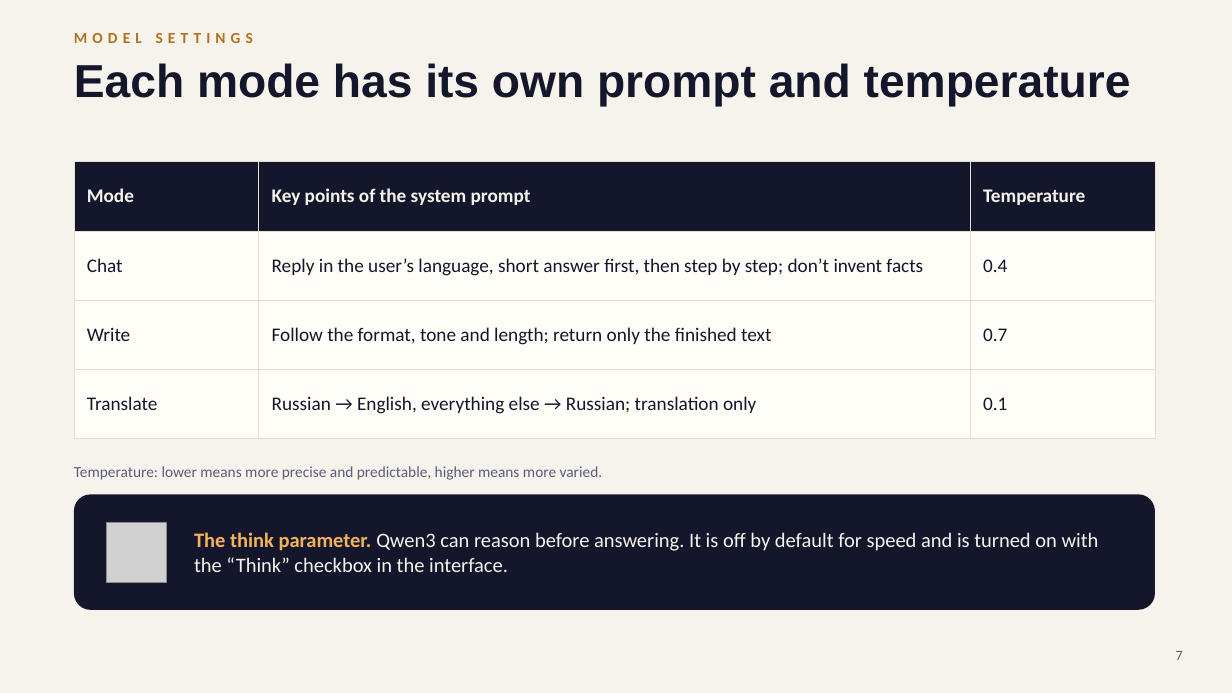
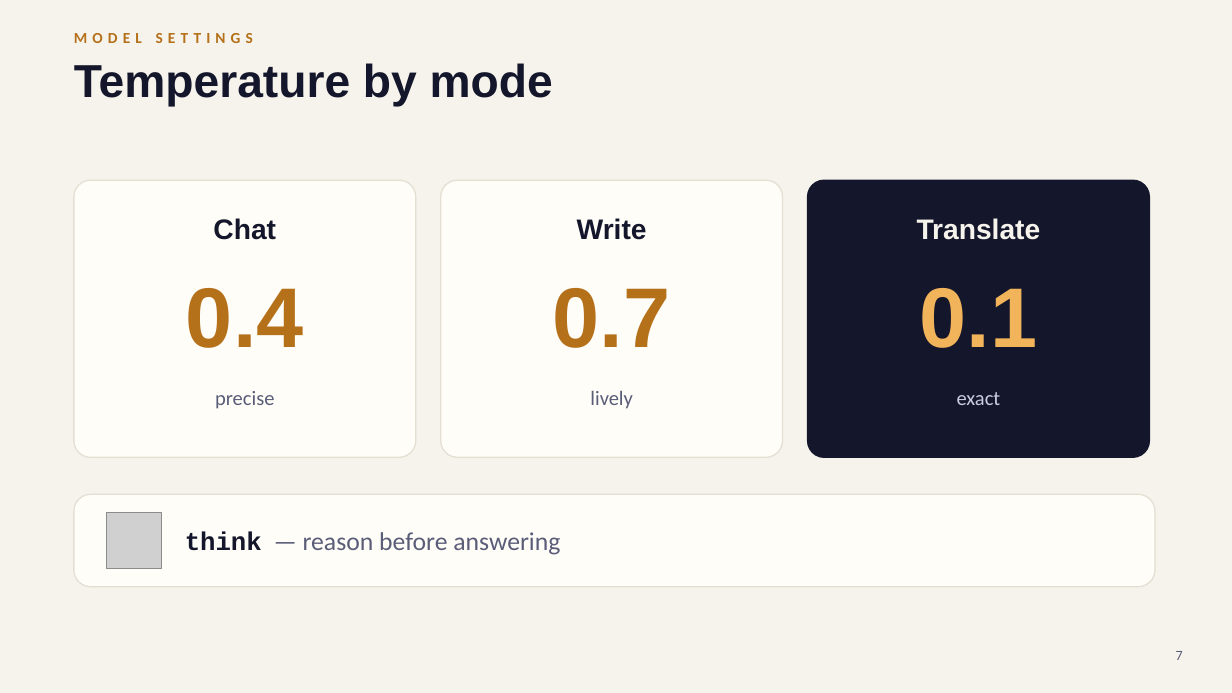
Before and after one commit to surnova2703/lumelle, a slide deck: slide 7 of docs/Lumo_AI_tech_EN.pptx. Drawn at 1232x693 pixels with LibreOffice and Linux fonts; fonts in the diff are those of the drawing; grey boxes stand for pictures. Boxes give left, top, right and bottom in pixels: in the first picture for what was removed or moved away, otherwise in the second. Text is boxed around its words. In the diff, an @@ line names an element or a change of style, - is before the commit and + after.

```diff
--- a/docs/Lumo_AI_tech_EN.pptx
+++ b/docs/Lumo_AI_tech_EN.pptx
@@ title at (74,63,553,106): text changed @@
-Each mode has its own prompt and temperature
+Temperature by mode
@@ table removed at (74,162,1155,418), 4 rows, 3 columns @@
-Mode | Key points of the system prompt | Temperature
-Chat | Reply in the user’s language, short answer first, then step by step; don’t invent facts | 0.4
-Write | Follow the format, tone and length; return only the finished text | 0.7
-Translate | Russian → English, everything else → Russian; translation only | 0.1
@@ rounded rectangle added at (74,180,416,457), fill #FFFDF8, outline #E4DFD3 1 pt @@
@@ rounded rectangle added at (441,180,783,457), fill #FFFDF8, outline #E4DFD3 1 pt @@
@@ rounded rectangle added at (808,180,1150,457), fill #14162B, outline #14162B 1 pt @@
@@ text added at (213,218,276,240), 22 pt, text #14162B, bold @@
+Chat
@@ text added at (577,218,647,240), 22 pt, text #14162B, bold @@
+Write
@@ text added at (917,218,1041,240), 22 pt, text #F6F3EC, bold @@
+Translate
@@ text added at (186,288,304,348), 66 pt, text #B5701A, bold @@
+0.4
@@ text added at (553,288,671,348), 66 pt, text #B5701A, bold @@
+0.7
@@ text added at (920,288,1038,348), 66 pt, text #F2B45A, bold @@
+0.1
@@ text added at (215,391,274,409), 16 pt, text #5A5D78 @@
+precise
@@ text added at (590,390,633,409), 16 pt, text #5A5D78 @@
+lively
@@ text added at (957,392,1001,405), 16 pt, text #C9CBE0 @@
+exact
@@ text removed at (74,466,603,480) @@
-Temperature: lower means more precise and predictable, higher means more varied.
@@ rounded rectangle: place and size @@
-rounded rectangle at (74,494,1155,610)
+rounded rectangle at (74,494,1155,587)
@@ rounded rectangle at (74,494,1155,587): fill #14162B to #FFFDF8; outline none to #E4DFD3 1 pt; proportions changed @@
@@ picture: place and size @@
-picture at (106,522,166,582)
+picture at (106,513,162,568)
@@ text at (185,531,560,555): text changed; size 16 to 20 pt; text colour #F6F3EC to #5A5D78 @@
-The think parameter. Qwen3 can reason before answering. It is off by default for speed and is turned on with the “Think” checkbox in the interface.
+think — reason before answering
```
Also in this commit, not shown: 10 other slides changed, 1 slide added, 1 slide removed, 29 other files.
